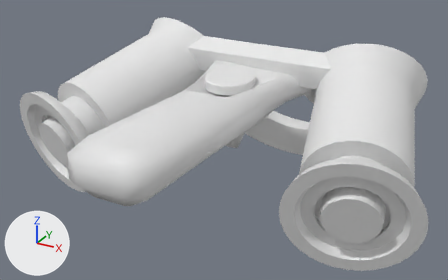
An edit to the FBX model Assets/3D/Accelerator.FBX, drawn before and after from the same camera.
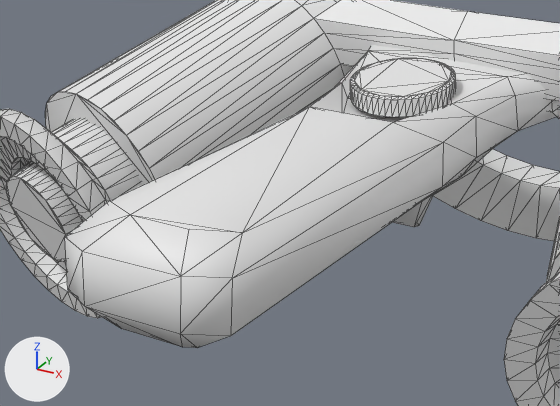
Each version is shown whole from a 50 mm camera at (0.00836, -0.01276, 0.00643) aimed at (-0.00004, 0.00251, -0.00121), then close up on the part from 8% to 68% of the width and 14% to 84% of the height. Every picture has the same lights, and +X, +Y and +Z are marked at lower left. The close-ups show mesh edges as thin lines. Where no turn or scale is listed for an object, it has been applied to the vertices.

Names of what the first close-up shows: 'Vive_Accelerator'.
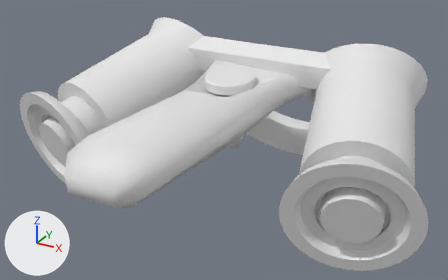
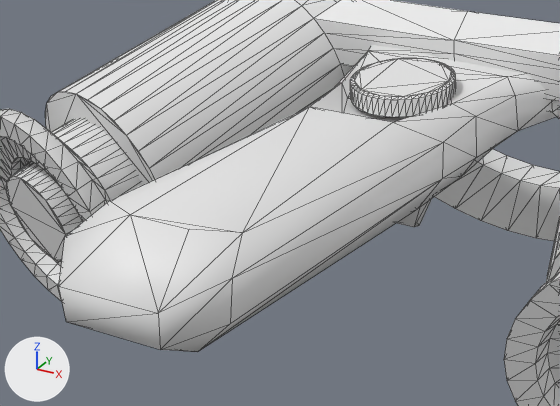
What differs and where, as boxes [x1, y1, x2, y2] in the close-ups (560 x 406 px; the box of a moved part takes in the faces that stretch with it):
part 1 of me_mesh, moved or reshaped
    before: [65, 142, 476, 348]
    after: [59, 142, 476, 352]

What changed in the scene script:
```text
Change me_mesh:
    where me_mesh.from_pydata(...)  # 1173 vertices, 2322 faces; spans x -0.0064..0.0064, y -0.00262..0.00977, z -0.00386..0.00181
    used by ob_vive_accelerator; location = (0.00012, -0.00074, -0.00006)
    before: 841 (0.00031, -0.00231, -0.00055) at pixel (182, 347), 868 (0.00045, -0.00223, -0.00056) at pixel (197, 347), 873 (-0.00054, -0.0023, -0.00055) at pixel (121, 328), 882 (-0.00068, -0.00223, -0.00056)
    me_mesh part 1
    add for i in [841, 868, 873, 882]: me_mesh.vertices[i].co += Vector((0.0, 0.0, -0.00005))
    me_mesh.vertices[840].co: (-0.00076, -0.00262, -0.00018) -> (-0.00075, -0.00294, -0.00022)  # pixel (84, 306) -> pixel (66, 321)
    me_mesh.vertices[844].co: (-0.00076, -0.00257, 0.00047) -> (-0.00076, -0.00297, 0.00022)  # pixel (82, 251) -> pixel (58, 286)
    me_mesh.vertices[867].co: (-0.00123, -0.00236, -0.00021) -> (-0.00123, -0.00236, -0.00006)  # pixel (67, 289) -> not seen
    me_mesh.vertices[870].co: (0.00054, -0.00253, 0.00047) -> (0.00054, -0.00293, 0.00022)  # pixel (180, 276) -> pixel (158, 313)
    me_mesh.vertices[874].co: (0.00053, -0.0026, -0.00018) -> (0.00052, -0.00293, -0.00022)  # pixel (180, 333) -> pixel (160, 349)
    me_mesh.vertices[883].co: (0.001, -0.00235, -0.00021) -> (0.001, -0.00235, -0.00006)  # pixel (230, 335) -> pixel (230, 323)
    me_mesh.vertices[900].co: (-0.0009, 0.00252, -0.00061) -> (-0.0009, 0.00252, -0.00068)
    me_mesh.vertices[901].co: (0.00067, 0.00252, -0.00061) -> (0.00067, 0.00252, -0.00068)  # pixel (417, 204) -> pixel (417, 209)
    me_mesh.vertices[906].co: (-0.00128, 0.00252, -0.00027) -> (-0.00128, 0.00252, -0.00016)
    me_mesh.vertices[907].co: (0.00105, 0.00252, -0.00027) -> (0.00105, 0.00252, -0.00015)  # pixel (442, 186) -> pixel (442, 178)
```
